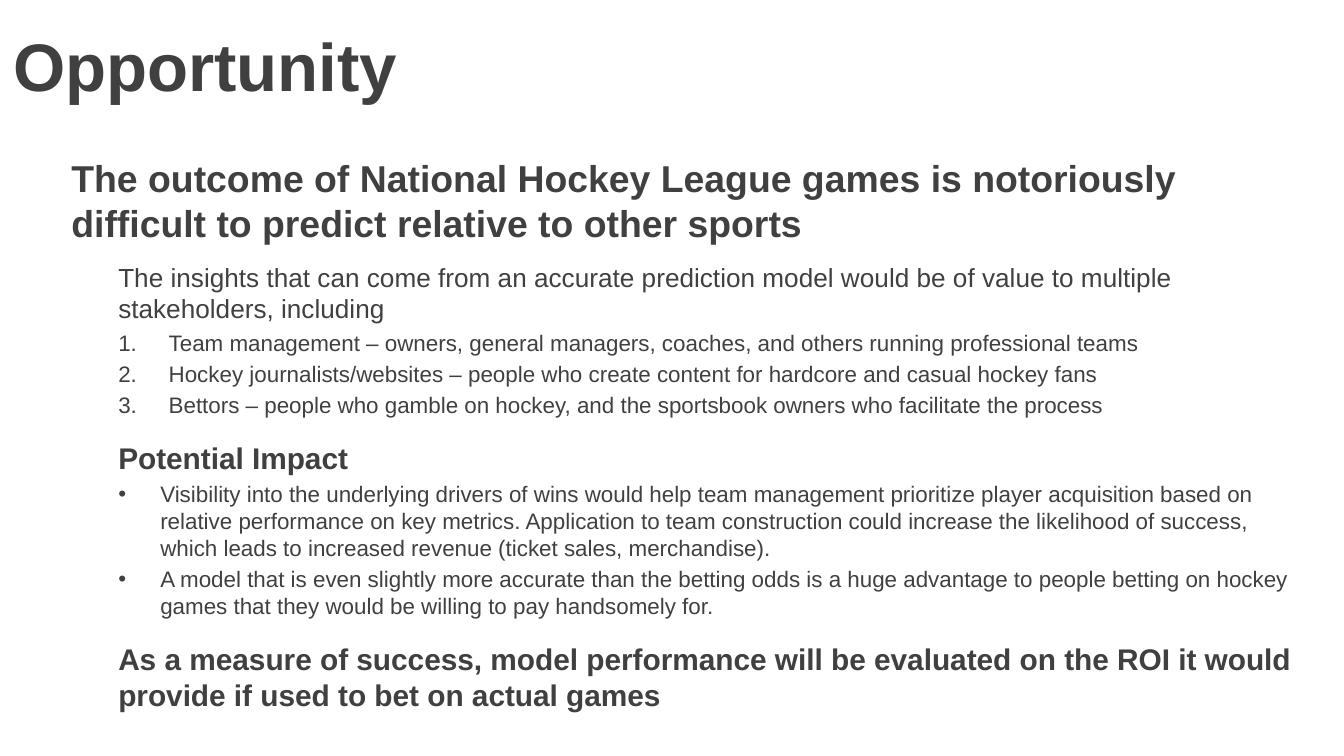
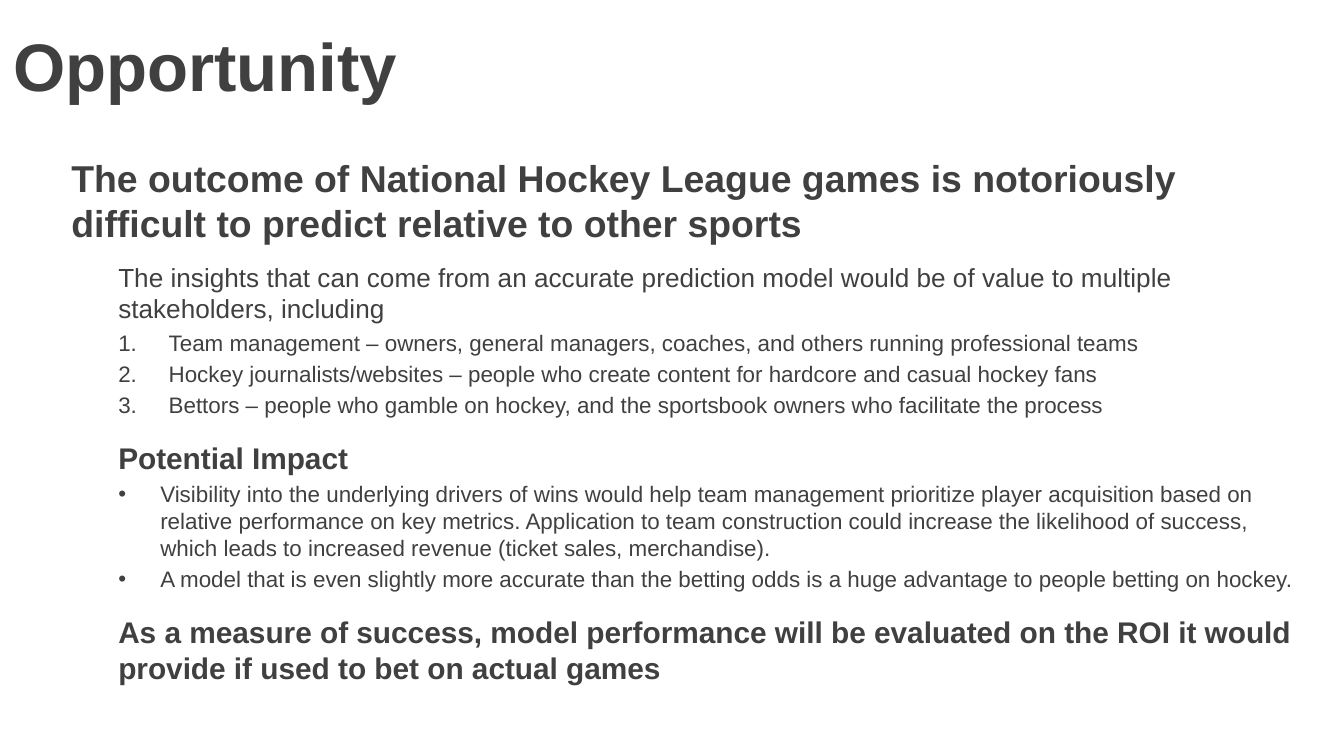
Before and after one commit to markshumka/NHL-Game-Predictor, a slide deck: slide 2 of Reports/Mark Shumka Initial Capstone Presentation.pptm. Drawn at 1344x756 pixels with LibreOffice and Linux fonts; fonts in the diff are those of the drawing; background and template pictures are left out. Boxes give left, top, right and bottom in pixels: in the first picture for what was removed or moved away, otherwise in the second. Text is boxed around its words. In the diff, an @@ line names an element or a change of style, - is before the commit and + after.

Commit message:
Upload slides

```diff
--- a/Reports/Mark Shumka Initial Capstone Presentation.pptm
+++ b/Reports/Mark Shumka Initial Capstone Presentation.pptm
@@ text at (160, 570, 1292, 592): text changed @@
-• A model that is even slightly more accurate than the betting odds is a huge advantage to people betting on hockey games that they would be willing to pay handsomely for.
+• A model that is even slightly more accurate than the betting odds is a huge advantage to people betting on hockey.
```
Also in this commit, not shown: 2 other slides changed, 1 other file.
